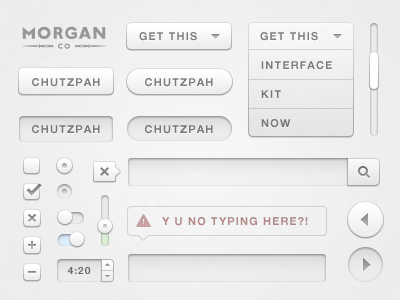
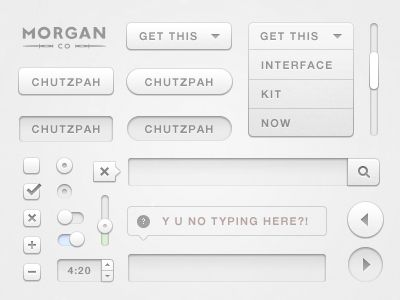
Comparing the layer stacks of the two (400, 300) images. Changes:
painted on "Shape 1 copy 6", masked it over [58, 259, 91, 275]
painted on "Shape 17 copy", masked it over [349, 202, 382, 237]
painted on "Shape 17", masked it over [349, 247, 382, 268]
added layer "Shape 16 copy" (37%) in group "form" over [137, 215, 150, 229]
hid "Shape 16", painted on it, masked it over [136, 214, 151, 227]
painted on "Shape 5 copy 2", masked it over [129, 254, 325, 255]
painted on "Shape 5 copy", masked it over [136, 214, 308, 237]
painted on "Shape 7 copy 11", masked it over [72, 232, 82, 246]
painted on "Shape 11 copy 3", masked it over [62, 234, 82, 246]
painted on "Shape 7 copy 9", masked it over [60, 210, 70, 224]
painted on "Shape 11 copy", masked it over [60, 212, 79, 224]
painted on "Shape 4 copy 3", masked it over [102, 226, 108, 246]
painted on "Shape 4 copy 2", masked it over [101, 195, 108, 246]
painted on "Shape 4 copy", masked it over [371, 52, 377, 89]
painted on "Shape 4", masked it over [371, 23, 377, 89]
painted on "Shape 1 copy 5", masked it over [20, 116, 112, 142]
painted on "Shape 1 copy 4", masked it over [20, 78, 112, 94]
painted on "Shape 10 copy", masked it over [129, 116, 230, 134]
painted on "Shape 10", masked it over [145, 78, 224, 94]
painted on "Shape 12", masked it over [360, 166, 370, 178]
painted on "Shape 1 copy 3", masked it over [360, 166, 376, 185]
painted on "Shape 7", masked it over [59, 158, 72, 173]
painted on "Shape 1 copy", masked it over [250, 32, 352, 136]
painted on "Shape 1", masked it over [128, 32, 230, 49]
…and 8 more changes (8 mask, 8 painted)
